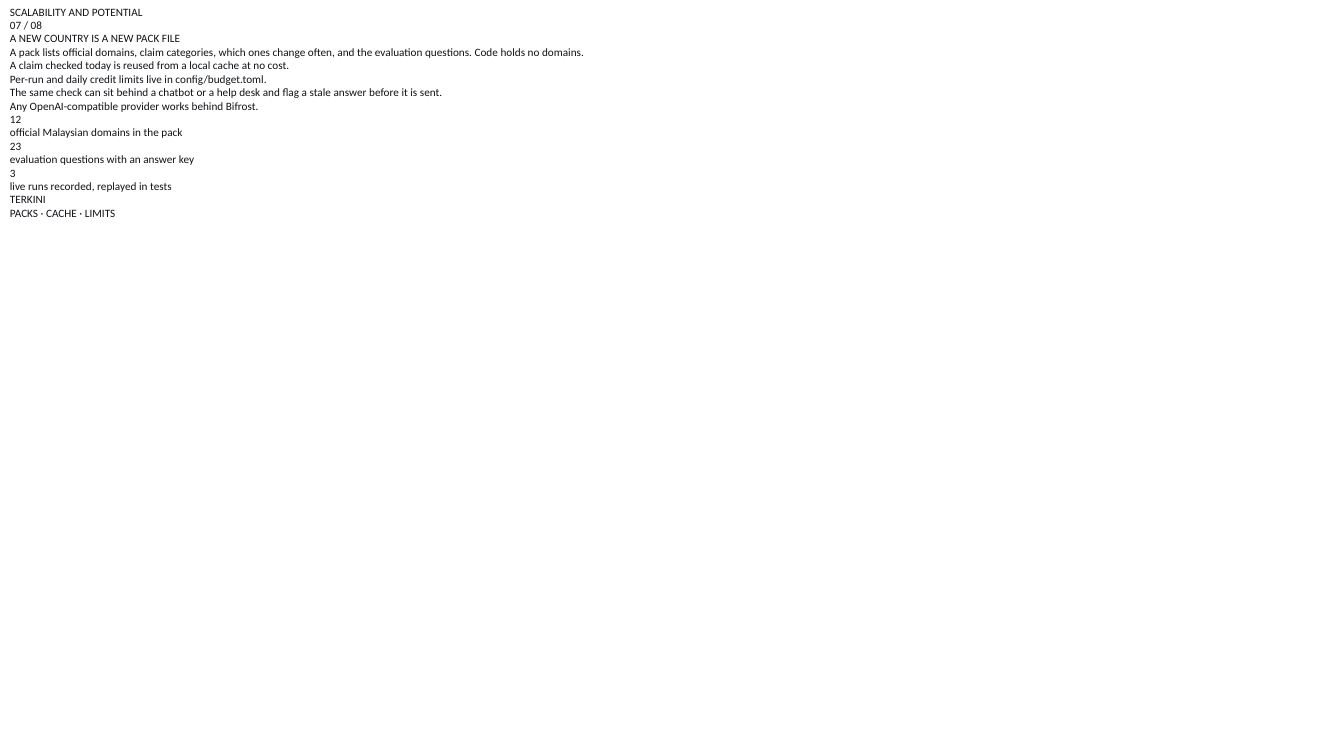
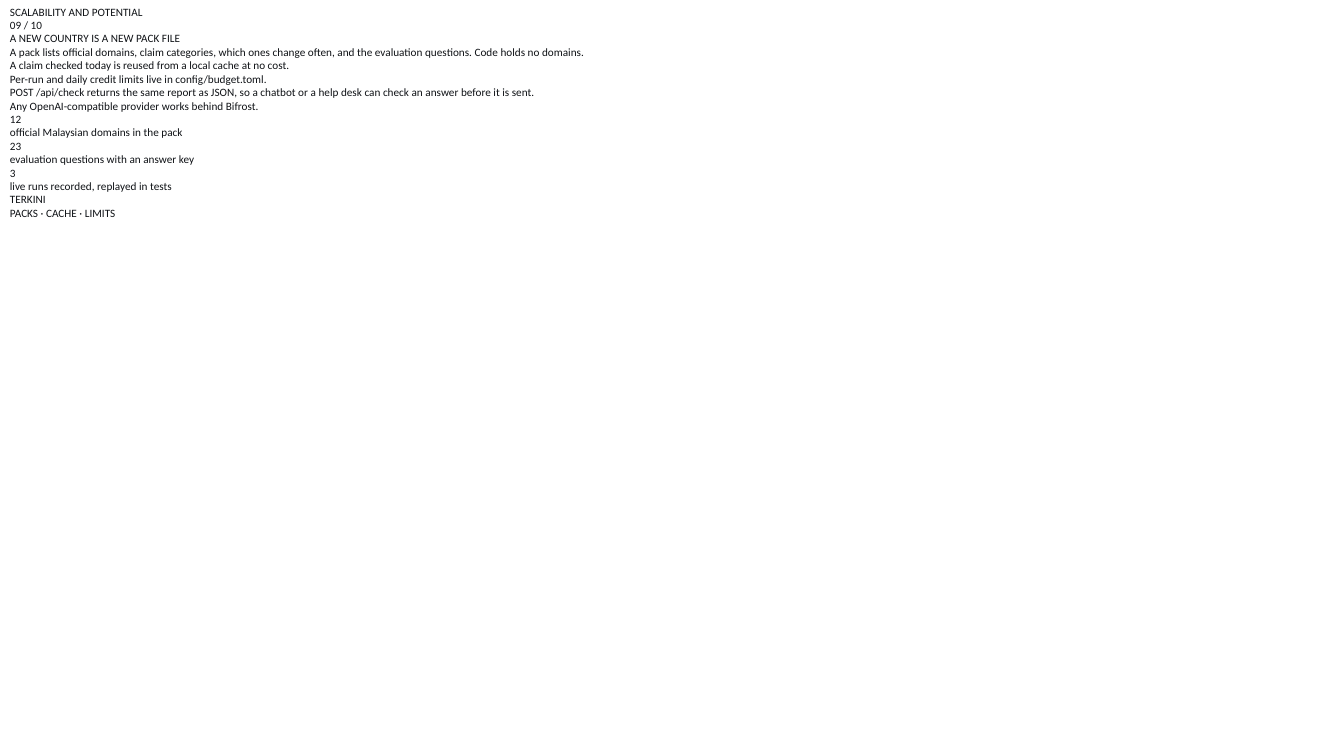
Before and after one commit to aimanmalib/terkini, a slide deck: slide 9 of docs/deck.pptx (slide 7 before the commit). Drawn at 1344x756 pixels with LibreOffice and Linux fonts; fonts in the diff are those of the drawing; background and template pictures are left out. Boxes give left, top, right and bottom in pixels: in the first picture for what was removed or moved away, otherwise in the second. Text is boxed around its words. In the diff, an @@ line names an element or a change of style, - is before the commit and + after.

```diff
--- a/docs/deck.pptx
+++ b/docs/deck.pptx
@@ text at (x1=10, y1=21, x2=42, y2=29): text changed @@
-07 / 08
+09 / 10
@@ text at (x1=10, y1=88, x2=534, y2=98): text changed @@
-The same check can sit behind a chatbot or a help desk and flag a stale answer before it is sent.
+POST /api/check returns the same report as JSON, so a chatbot or a help desk can check an answer before it is sent.
```
Also in this commit, not shown: 6 other slides changed, 2 slides added, 3 other files.
